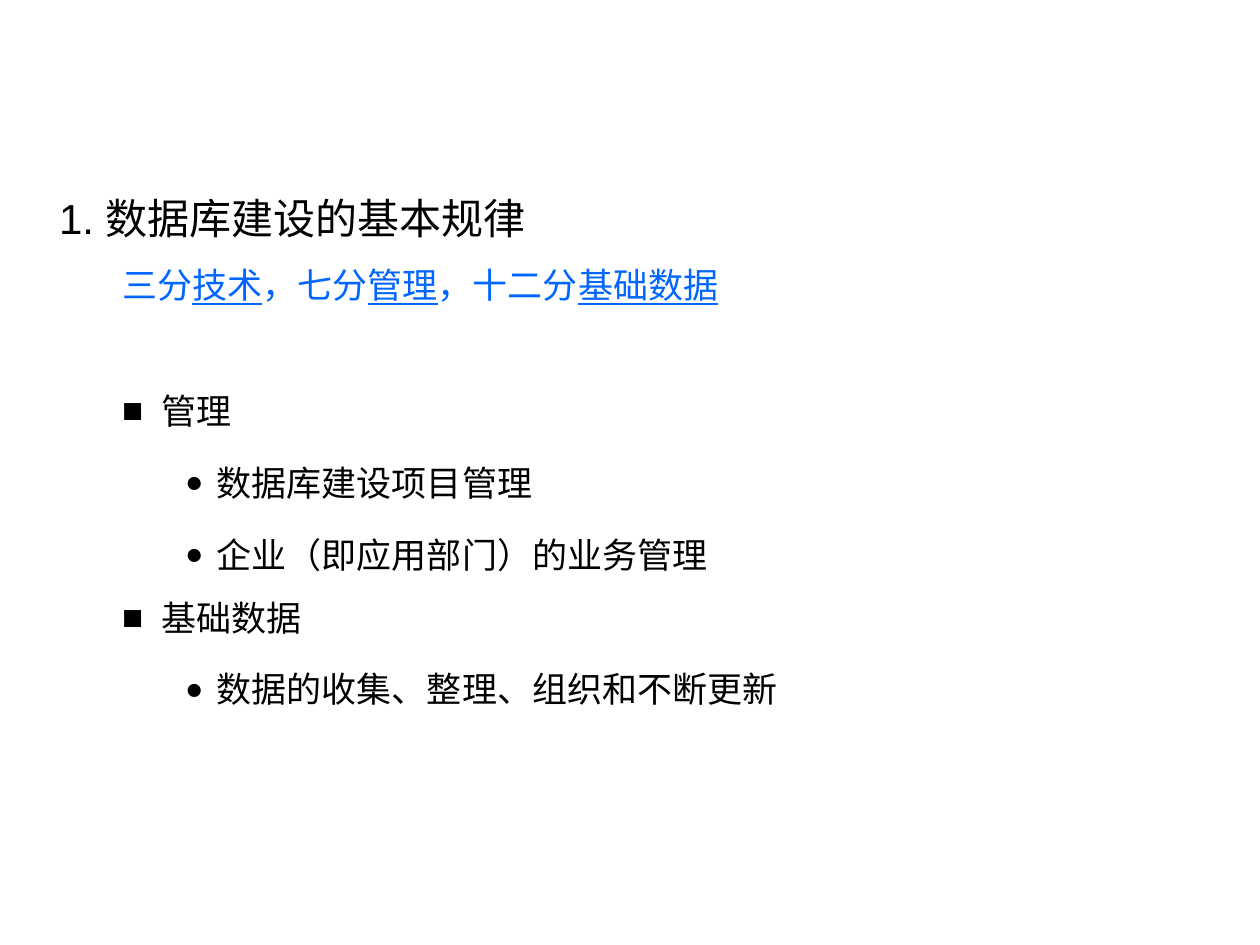
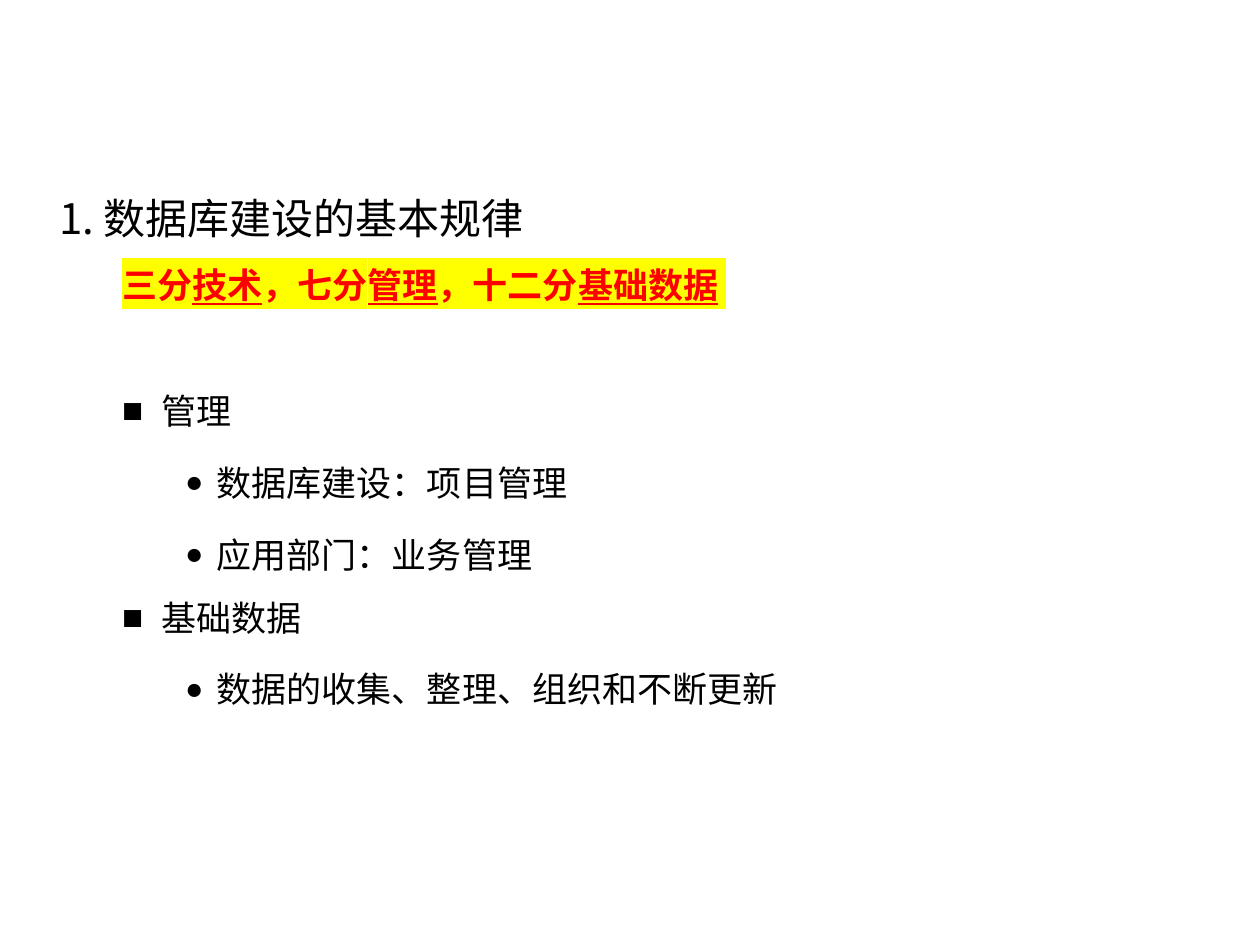
Before and after one commit to HBU/DataBase, a slide deck: slide 5 of PPT/PPT2020/DB第07章（1）.pptx. Drawn at 1260x945 pixels with LibreOffice and Linux fonts; fonts in the diff are those of the drawing; background and template pictures are left out. Boxes give left, top, right and bottom in pixels: in the first picture for what was removed or moved away, otherwise in the second. Text is boxed around its words. In the diff, an @@ line names an element or a change of style, - is before the commit and + after.

```diff
--- a/PPT/PPT2020/DB第07章（1）.pptx
+++ b/PPT/PPT2020/DB第07章（1）.pptx
@@ text at (104,198,778,705): font Arial to Noto Sans CJK SC in "1. 数据库建设的基本规律", "三分技术，七分管理，十二分基础数据", "管理", "基础数据" and 1 more places; text colour #0066FF to #FF0000, highlight none to #FFFF00, bold on in "三分技术，七分管理，十二分基础数据" @@
@@ text at (217,466,568,571): text changed; font Arial to Noto Sans CJK SC @@
-    ● 数据库建设项目管理
-    ● 企业（即应用部门）的业务管理
+    ● 数据库建设：项目管理
+    ● 应用部门：业务管理
```
Also in this commit, not shown: 15 other slides changed, 10 other files.
